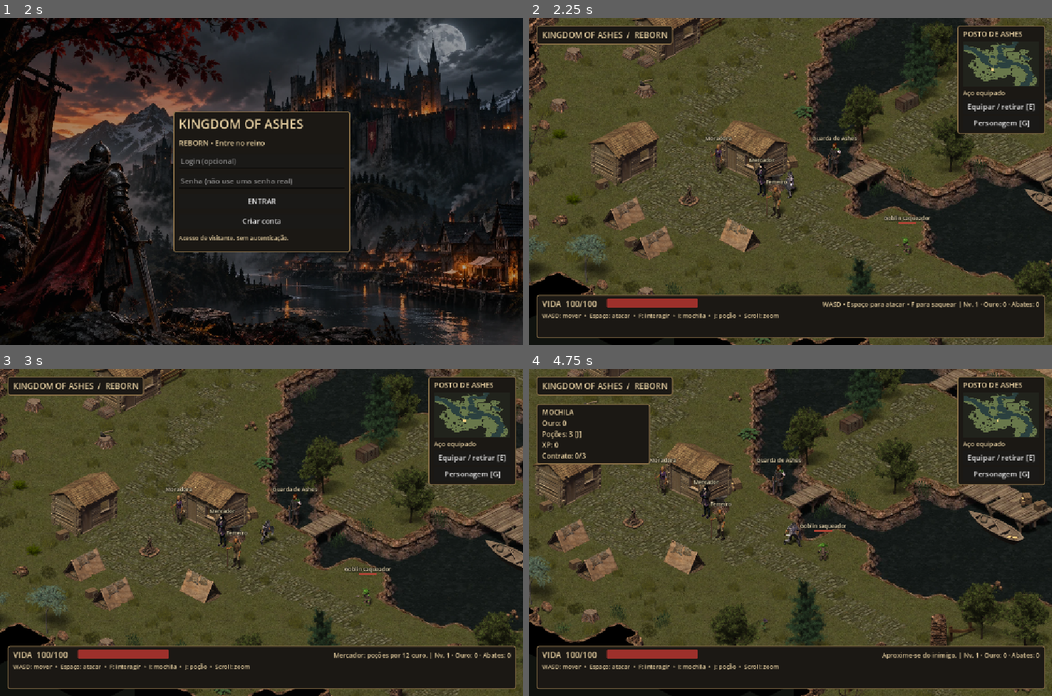
Above: before the commit, frames 1-4 (two rows, left to right).
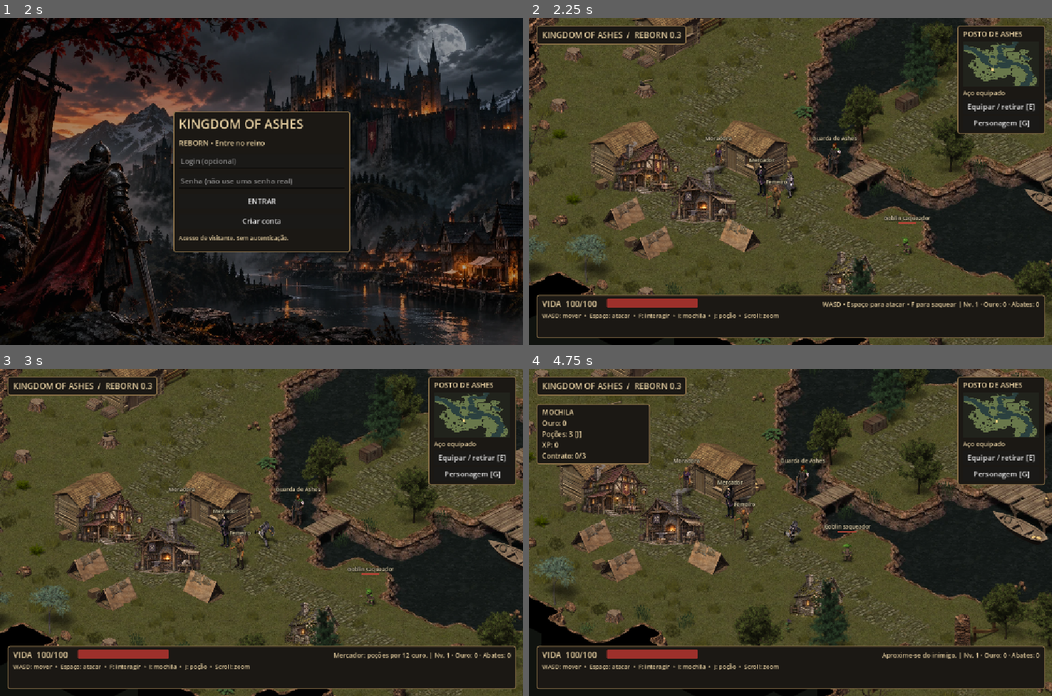
Above: after the commit, the same moments.

Repository: lucas-comex/kingdom-of-ashes
Game: Godot game, scene res://world/world.tscn
Two runs of this game, one before a commit and one after it. Both use one fixed random seed, a clock stepped at 60 frames per second and the inputs below.
Inputs (mouse positions are in pixels of both pictures, inside the frame that each line leads up to):
- Up to frame 1 (2 s): click "Equipar / retirar [E]" at 0.5 s; click "Personagem [G]" at 1.25 s
- Up to frame 2 (2.25 s): click "ENTRAR" at 2 s
- Up to frame 3 (3 s): tap Enter at 2.75 s; move the mouse to (376, 516) at 2.77 s; hold D from 2.78 s (still down); tap F at 2.85 s; click (376, 516) at 2.92 s
- Up to frame 4 (4.75 s): tap Space at 3.02, 3.77 s; move the mouse to (685, 548) at 3.52 s; release D at 3.53 s; hold S 3.53-4.28 s; tap J at 3.6 s; move the mouse to (842, 460) at 4.27 s; hold D from 4.28 s (still down); tap I at 4.35 s

Frame 1 is identical in both runs. In frame 2, 2.5% of the frame differs, in the area x 15-73%, y 2-85%; in frame 3, 15%; in frame 4, 30%, in the area x 0-100%, y 0-100%.

Commit message:
Godot Reborn 0.3: integrate original settlement art, step-synced walking, actor contact shadows and staged web build

Diff:
--- a/characters/actor.gd
+++ b/characters/actor.gd
@@ -34,6 +34,12 @@
 		frame = new_frame
 	queue_redraw()
 
+func sync_walk(progress: float) -> void:
+	var next_frame: int = clampi(int(progress*4.0),0,3)
+	if frame != next_frame:
+		frame = next_frame
+		queue_redraw()
+
 func layer(name: String) -> void:
 	var key: String = gender + "-" + name
 	var rows: Array = frames[key].get(state, frames[key]["stance"])
@@ -42,6 +48,11 @@
 		draw_texture_rect_region(textures[key], Rect2(-48, -82, 96, 96), Rect2(direction * 96, int(row[0]) * 96, 96, 96))
 
 func _draw() -> void:
+	if hp > 0:
+		draw_set_transform(Vector2.ZERO,0.0,Vector2(1.0,.28))
+		draw_circle(Vector2.ZERO,17.0,Color(0.04,0.045,0.03,.23))
+		draw_circle(Vector2.ZERO,11.0,Color(0.04,0.045,0.03,.20))
+		draw_set_transform(Vector2.ZERO)
 	if kind == "hero":
 		if textures.is_empty():
 			return
--- a/interface/hud.gd
+++ b/interface/hud.gd
@@ -39,7 +39,7 @@
 	root.add_child(top)
 	top.position=Vector2(16,16)
 	top.add_theme_stylebox_override("panel",panel_style())
-	var title:=make_label("KINGDOM OF ASHES  /  REBORN",18)
+	var title:=make_label("KINGDOM OF ASHES  /  REBORN 0.3",18)
 	top.add_child(title)
 	var side:=PanelContainer.new()
 	root.add_child(side)
--- a/project.godot
+++ b/project.godot
@@ -3,7 +3,7 @@
 
 [application]
 config/name="Kingdom of Ashes Reborn"
-config/version="0.2"
+config/version="0.3"
 run/main_scene="res://world/world.tscn"
 config/features=PackedStringArray("4.4", "GL Compatibility")
 
--- a/world/world.gd
+++ b/world/world.gd
@@ -29,6 +29,8 @@
 var step_from := Vector2(START)
 var step_to := Vector2(START)
 var step_elapsed: float = WALK_SECONDS
+var step_duration: float = WALK_SECONDS
+var urban_count: int = 0
 var attack_requested: bool = false
 var loot_gold: int = 0
 var xp: int = 0
@@ -83,6 +85,7 @@
 	for y in range(64):
 		for x in range(64):
 			grid.set_point_solid(Vector2i(x,y), int(map.walk[y][x]) != 1)
+	build_urban_extension()
 	hero = Actor.new()
 	hero.frames = read_json("res://assets/hero_frames.json")
 	for key in hero.frames:
@@ -125,6 +128,40 @@
 	elif "--capture" in OS.get_cmdline_user_args():
 		call_deferred("capture")
 
+func build_urban_extension() -> void:
+	var atlas := image("res://assets/kingdom-art-v1.webp")
+	if atlas == null:
+		return
+	var lots := [
+		[Vector2i(19,43),Rect2(516,1313,248,190),154.0],
+		[Vector2i(23,43),Rect2(772,1302,248,211),150.0],
+		[Vector2i(33,43),Rect2(1028,1314,248,188),132.0]
+	]
+	for lot in lots:
+		var cell_pos: Vector2i = lot[0]
+		var footprint: Array[Vector2i] = [cell_pos,cell_pos+Vector2i(-1,0),cell_pos+Vector2i(0,-1),cell_pos+Vector2i(-1,-1)]
+		var clear := true
+		for point in footprint:
+			if not valid(point):
+				clear = false
+		if not clear:
+			continue
+		var art := AtlasTexture.new()
+		art.atlas = atlas
+		art.region = lot[1]
+		art.filter_clip = true
+		var spr := Sprite2D.new()
+		spr.texture = art
+		spr.centered = false
+		spr.offset = Vector2(-art.get_width()/2.0,-art.get_height())
+		spr.position = iso(Vector2(cell_pos))
+		var ratio: float = float(lot[2])/art.get_width()
+		spr.scale = Vector2.ONE*ratio
+		ordered.add_child(spr)
+		for point in footprint:
+			grid.set_point_solid(point,true)
+		urban_count += 1
+
 func valid(p: Vector2i) -> bool:
 	return grid.is_in_boundsv(p) and not grid.is_point_solid(p)
 
@@ -172,7 +209,7 @@
 	return valid(to) and (d.x == 0 or d.y == 0 or (valid(from + Vector2i(d.x,0)) and valid(from + Vector2i(0,d.y))))
 
 func move_input(screen: Vector2, dt: float) -> bool:
-	if step_elapsed >= WALK_SECONDS:
+	if step_elapsed >= step_duration:
 		if screen.length_squared() <= 0.0:
 			return false
 		var d := Vector2i(signi(roundi(screen.x+screen.y)),signi(roundi(-screen.x+screen.y)))
@@ -181,10 +218,11 @@
 			return false
 		step_from = Vector2(from)
 		step_to = Vector2(from+d)
+		step_duration = WALK_SECONDS * Vector2(d).length()
 		step_elapsed = 0.0
 		hero.face(iso(step_to)-iso(step_from))
-	step_elapsed = minf(WALK_SECONDS,step_elapsed+dt)
-	pos = step_from.lerp(step_to,step_elapsed/WALK_SECONDS)
+	step_elapsed = minf(step_duration,step_elapsed+dt)
+	pos = step_from.lerp(step_to,step_elapsed/step_duration)
 	return true
 
 func collect_loot() -> void:
@@ -297,6 +335,8 @@
 		elif enemy.hp > 0:
 			message = "Aproxime-se do inimigo."
 	hero.animate("swing" if attack_time>0 else ("run" if moving else "stance"),dt)
+	if moving and attack_time<=0:
+		hero.sync_walk(step_elapsed/step_duration)
 	hero.position=iso(pos)
 	if enemy.hp>0:
 		var old: Vector2 = enemy_pos
@@ -332,6 +372,7 @@
 		pos=Vector2(START)
 		step_from=pos
 		step_to=pos
+		step_duration=WALK_SECONDS
 		step_elapsed=WALK_SECONDS
 		route.clear()
 		target=false
@@ -344,6 +385,10 @@
 	assert(valid(START) and valid(HUNT))
 	assert(path(START,HUNT).size()>0)
 	assert(map.objects.size()>300)
+	assert(urban_count==3)
+	assert(not valid(Vector2i(19,43)))
+	assert(valid(Vector2i(24,38)))
+	assert(path(START,HUNT).size()>0)
 	assert(hero.textures.size()==28)
 	assert(enemy.textures.has("goblin"))
 	var previous: int=gold
Not shown, changed: export_presets.cfg
